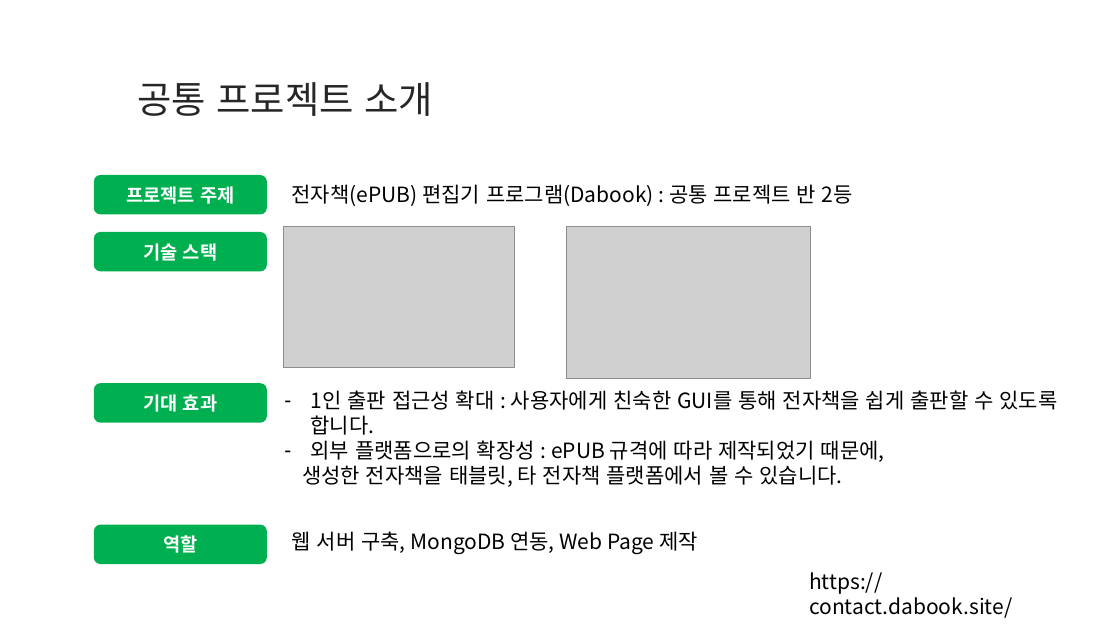
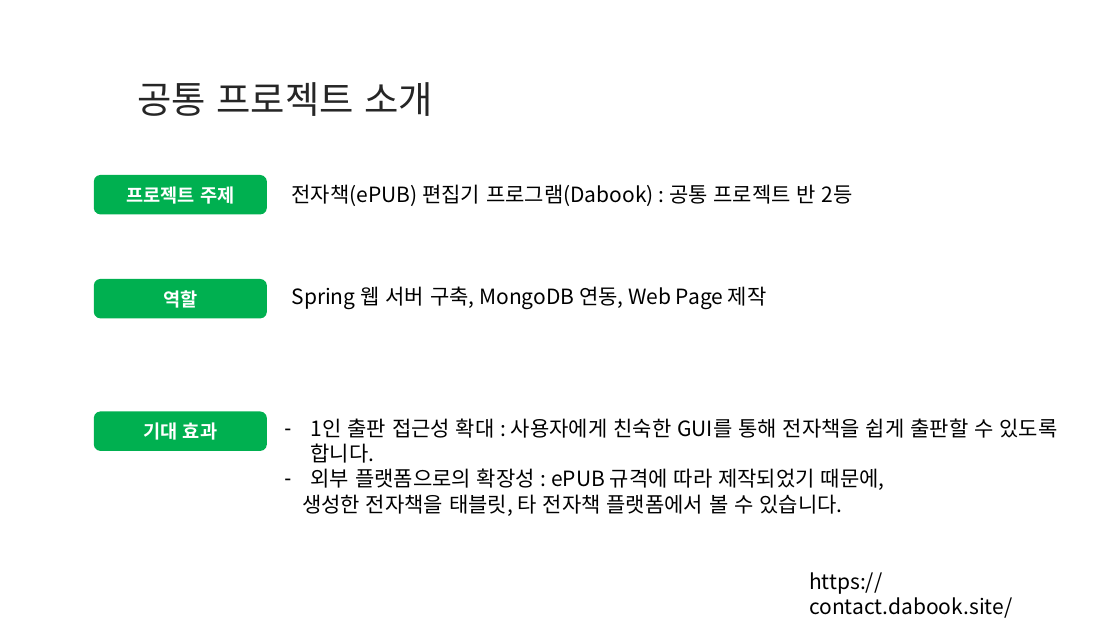
Before and after one commit to shim99887/TMI, a slide deck: slide 2 of docs/Introduce/SDS_자기소개_강세준.pptx. Drawn at 1120x630 pixels with LibreOffice and Linux fonts; fonts in the diff are those of the drawing; grey boxes stand for pictures; background and template pictures are left out. Boxes give left, top, right and bottom in pixels: in the first picture for what was removed or moved away, otherwise in the second. Text is boxed around its words. In the diff, an @@ line names an element or a change of style, - is before the commit and + after.

```diff
--- a/docs/Introduce/SDS_자기소개_강세준.pptx
+++ b/docs/Introduce/SDS_자기소개_강세준.pptx
@@ rounded rectangle removed at [94,232,267,271] @@
-기술 스택
@@ picture removed at [283,227,514,368] @@
@@ picture removed at [566,227,810,379] @@
@@ rounded rectangle "역할": place and size @@
-rounded rectangle "역할" at [94,525,267,565]
+rounded rectangle "역할" at [94,279,267,318]
@@ text at [292,286,767,309]: text changed @@
-웹 서버 구축, MongoDB 연동, Web Page 제작
+Spring 웹 서버 구축, MongoDB 연동, Web Page 제작
@@ rounded rectangle "기대 효과": place and size @@
-rounded rectangle "기대 효과" at [94,383,267,423]
+rounded rectangle "기대 효과" at [94,412,267,451]
@@ text "1인 출판 접근성 확대 : ...": place and size @@
-text "1인 출판 접근성 확대 : ..." at [302,390,1057,487]
+text "1인 출판 접근성 확대 : ..." at [302,418,1057,516]
```
Also in this commit, not shown: 2 other slides changed.
